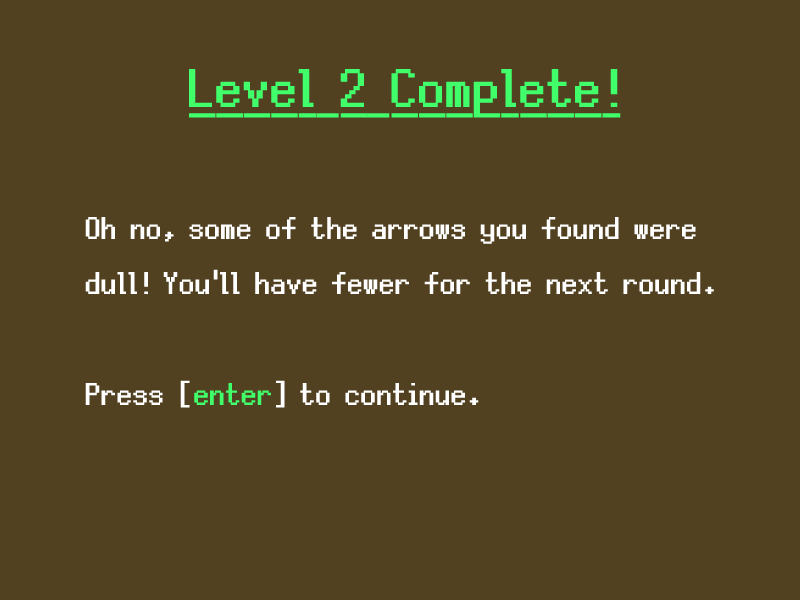
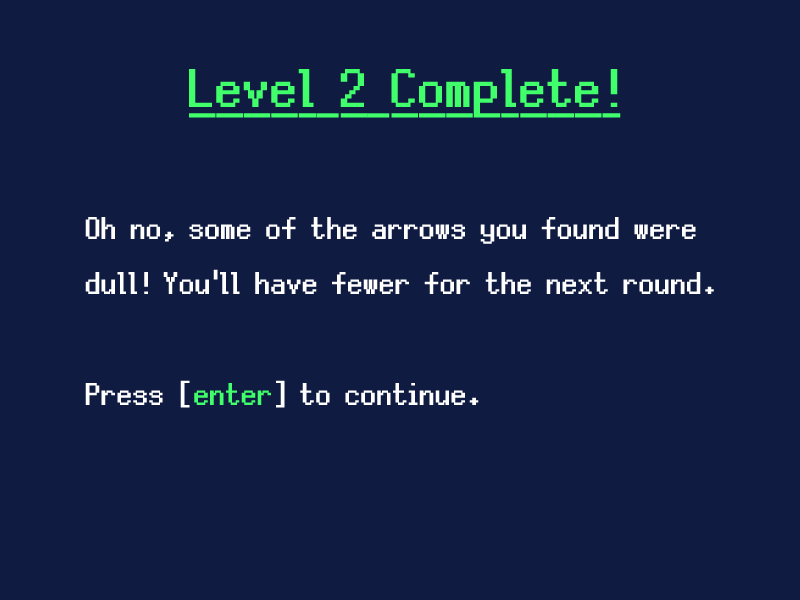
Revision of a layered 800x600 image; what changed, layer by layer:
painted on "Background" over [0, 0, 800, 600]
